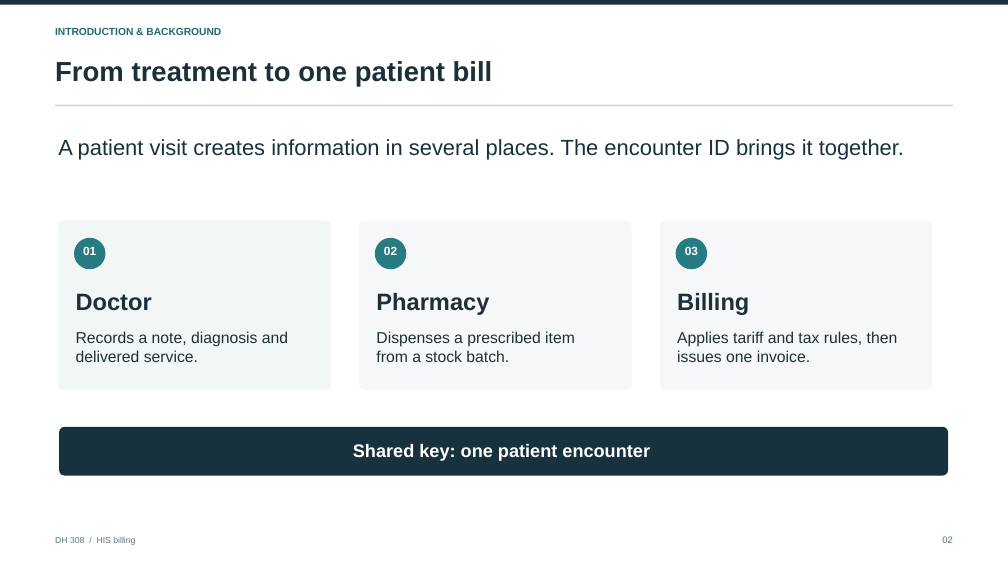
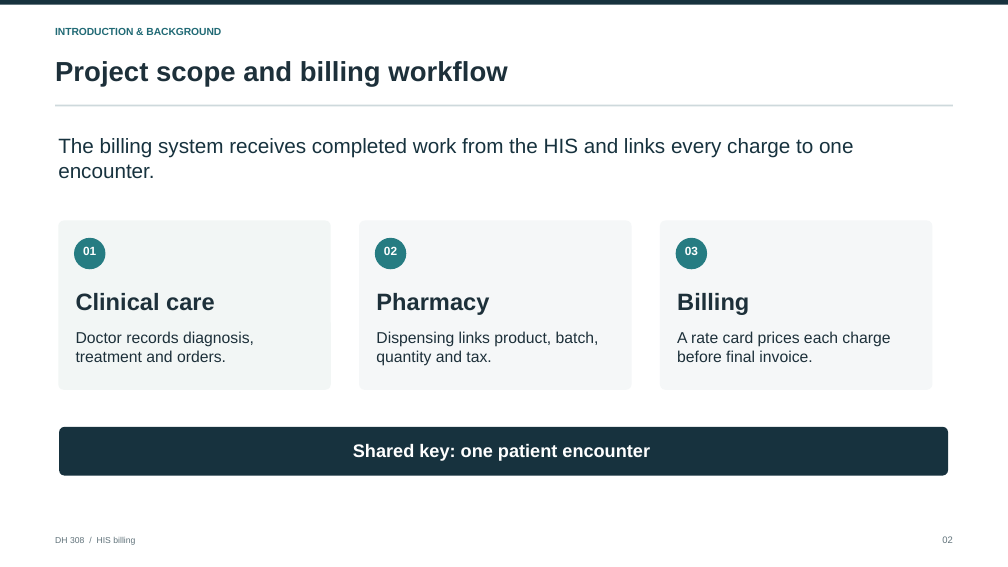
Before and after one commit to Osama-Bin-Lagging/tiveri-billing, a slide deck: slide 2 of presentation/DH308_HIS_Billing_Final.pptx. Drawn at 1008x567 pixels with LibreOffice and Linux fonts; fonts in the diff are those of the drawing. Boxes give left, top, right and bottom in pixels: in the first picture for what was removed or moved away, otherwise in the second. Text is boxed around its words. In the diff, an @@ line names an element or a change of style, - is before the commit and + after.

Commit message:
Finalize evidence-based HIS billing presentation

```diff
--- a/presentation/DH308_HIS_Billing_Final.pptx
+++ b/presentation/DH308_HIS_Billing_Final.pptx
@@ text at (55,61,507,86): text changed @@
-From treatment to one patient bill
+Project scope and billing workflow
@@ text at (58,138,853,179): text changed; size 20.9 to 19.7 pt @@
-A patient visit creates information in several places. The encounter ID brings it together.
+The billing system receives completed work from the HIS and links every charge to one encounter.
@@ text at (76,293,215,311): text changed @@
-Doctor
+Clinical care
@@ text at (76,331,254,362): text changed @@
-Records a note, diagnosis and delivered service.
+Doctor records diagnosis, treatment and orders.
@@ text at (376,331,599,366): text changed @@
-Dispenses a prescribed item from a stock batch.
+Dispensing links product, batch, quantity and tax.
@@ text at (677,331,890,362): text changed @@
-Applies tariff and tax rules, then issues one invoice.
+A rate card prices each charge before final invoice.
```
Also in this commit, not shown: 14 other slides changed, 8 slides added, 5 slides removed.
